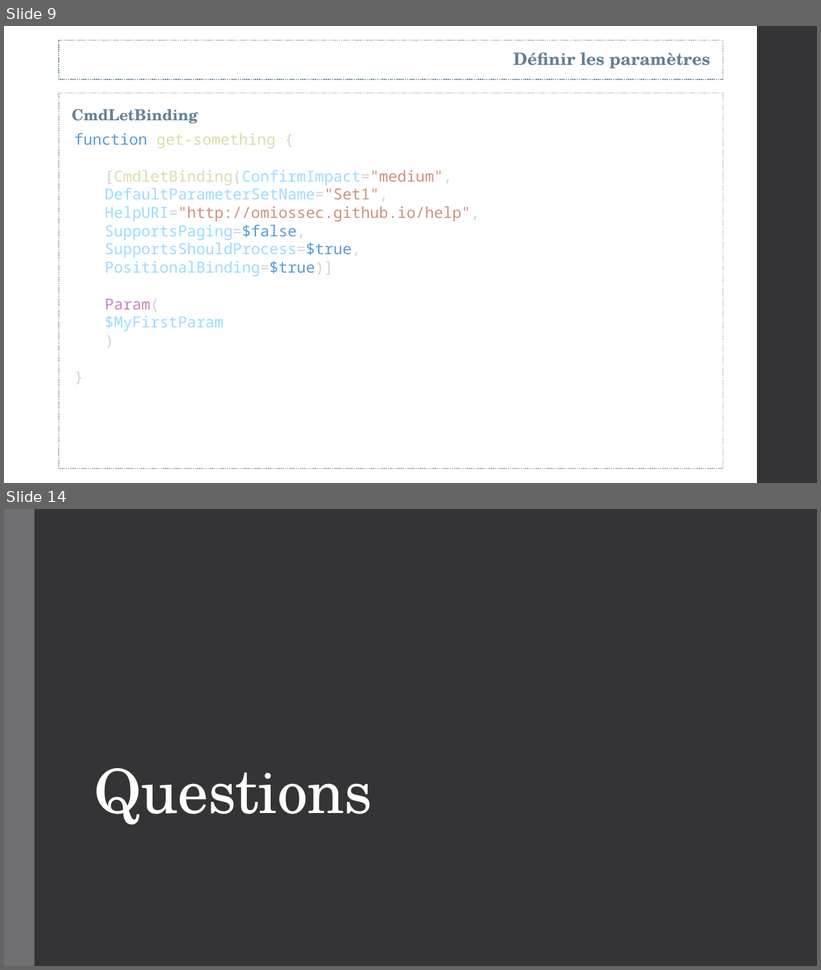
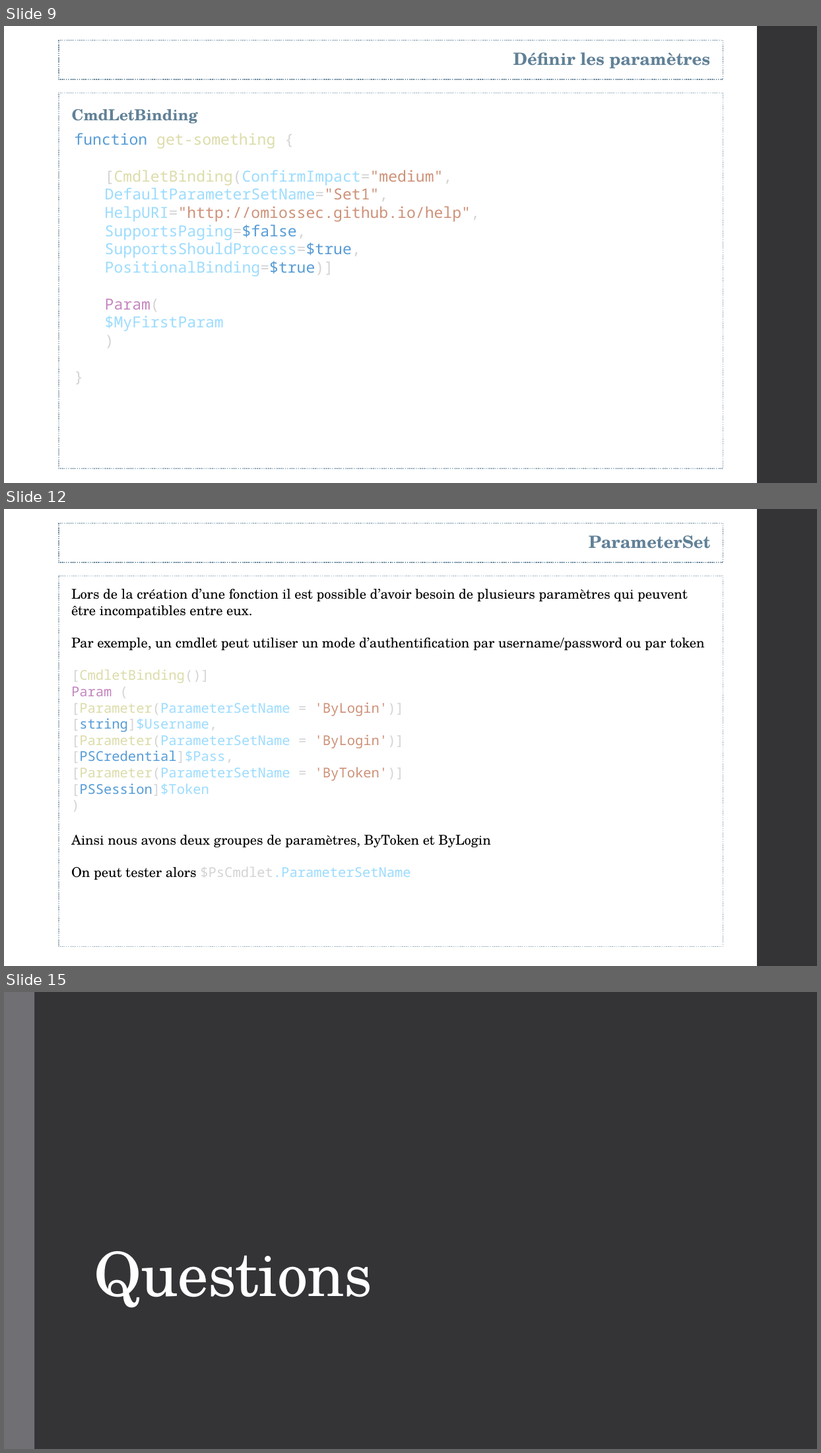
Before and after one commit to omiossec/meetup-20181122-ParamBinding, a slide deck: FRPSUG-2018-Olivier-Miossec [Enregistrement automatique].pptx. Shown one above the other, each under a label of ours: slides 9 and 14 before the commit, slides 9, 12 and 15 after it; the slides between them are not shown. The pictures are 821x970 and 821x1453 pixels, drawn with LibreOffice and Linux fonts; fonts in the diff are those of the drawing. Boxes give left, top, right and bottom in pixels: in the first picture for what was removed or moved away, otherwise in the second. Text is boxed around its words. In the diff, an @@ line names an element or a change of style, - is before the commit and + after.

```diff
--- a/FRPSUG-2018-Olivier-Miossec [Enregistrement automatique].pptx
+++ b/FRPSUG-2018-Olivier-Miossec [Enregistrement automatique].pptx
@@ slide 12 added at (x1=4, y1=509, x2=817, y2=966), background #FFFFFF; not listed: 1 template element that a slide beside it also shows @@
@@ rectangle added at (x1=59, y1=524, x2=723, y2=562), outline #618197 1.1 pt dashed @@
@@ text added at (x1=589, y1=535, x2=710, y2=549), 20 pt, text #618197, bold @@
+ParameterSet
@@ rectangle added at (x1=59, y1=576, x2=723, y2=947), outline #92A9B9 1.1 pt dashed @@
@@ text added at (x1=71, y1=589, x2=705, y2=880), 16 pt, text #000000 @@
+Lors de la création d’une fonction il est possible d’avoir besoin de plusieurs paramètres qui peuvent être incompatibles entre eux.
+Par exemple, un cmdlet peut utiliser un mode d’authentification par username/password ou par token
+[CmdletBinding()]
+Param (
+[Parameter(ParameterSetName = 'ByLogin')]
+[string]$Username,
+[Parameter(ParameterSetName = 'ByLogin')]
+[PSCredential]$Pass,
+[Parameter(ParameterSetName = 'ByToken')]
+[PSSession]$Token
+)
+Ainsi nous avons deux groupes de paramètres, ByToken et ByLogin
+On peut tester alors $PsCmdlet.ParameterSetName
@@ what was slide 14 is now slide 15 @@
```
Also in this commit, not shown: 1 slide changed, 3 other slides added, 3 slides removed, 1 other file.
